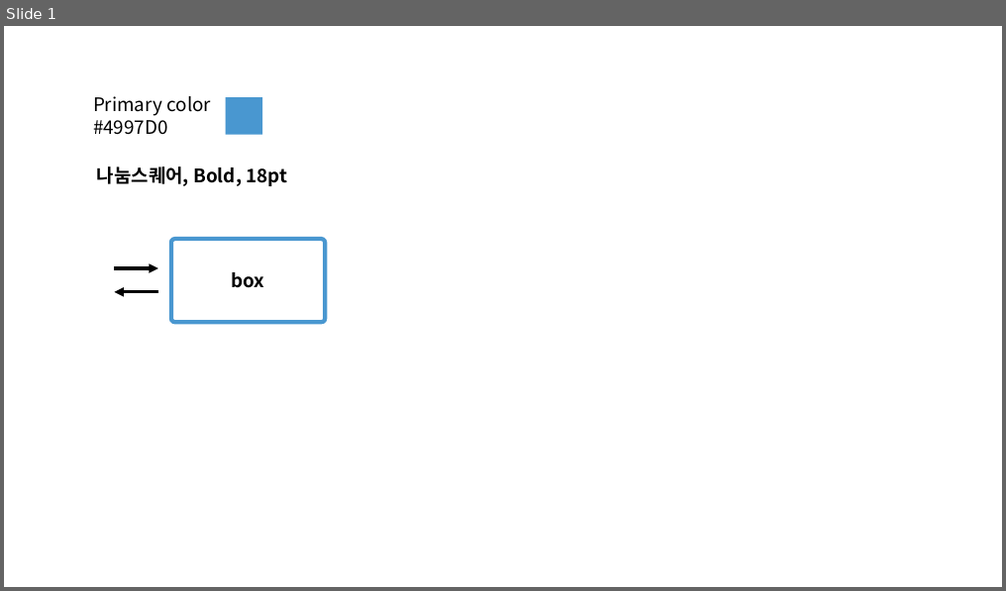
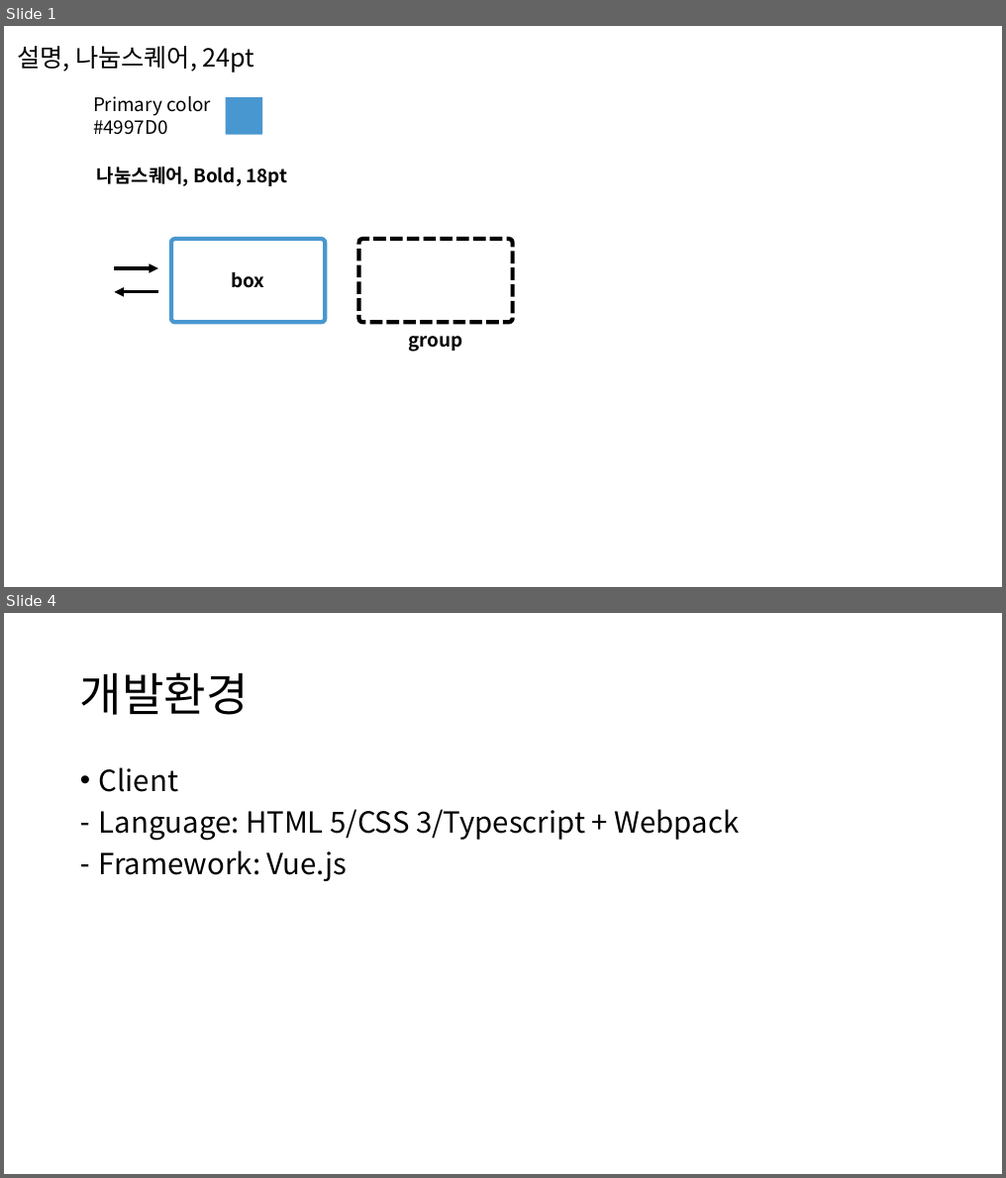
Before and after one commit to Laterality/sibylla, a slide deck: docs/raws/diagrams.pptx. Shown one above the other, each under a label of ours: slide 1 before the commit, slides 1 and 4 after it; the slides between them are not shown. The pictures are 1006x591 and 1006x1178 pixels, drawn with LibreOffice and Linux fonts; fonts in the diff are those of the drawing. Boxes give left, top, right and bottom in pixels: in the first picture for what was removed or moved away, otherwise in the second. Text is boxed around its words. In the diff, an @@ line names an element or a change of style, - is before the commit and + after.

```diff
--- a/docs/raws/diagrams.pptx
+++ b/docs/raws/diagrams.pptx
@@ slide 4 added at bbox=[4, 613, 1002, 1174], background #FFFFFF @@
@@ title added at bbox=[80, 672, 249, 715], 44 pt, text #000000 @@
+개발환경
@@ text added at bbox=[99, 767, 740, 881], 28 pt, text #000000 @@
+• Client
+– Language: HTML 5/CSS 3/Typescript + Webpack
+– Framework: Vue.js
@@ slide 1 changed as well @@
@@ text added at bbox=[17, 46, 255, 73], 24 pt, text #000000 @@
+설명, 나눔스퀘어, 24pt
@@ rounded rectangle added at bbox=[358, 240, 512, 322], fill #FFFFFF, outline #000000 4 pt dashed @@
@@ text added at bbox=[408, 336, 462, 352], 18 pt, text #000000, bold @@
+group
```
Also in this commit, not shown: 1 other slide changed, 5 other slides added, 7 other files.
